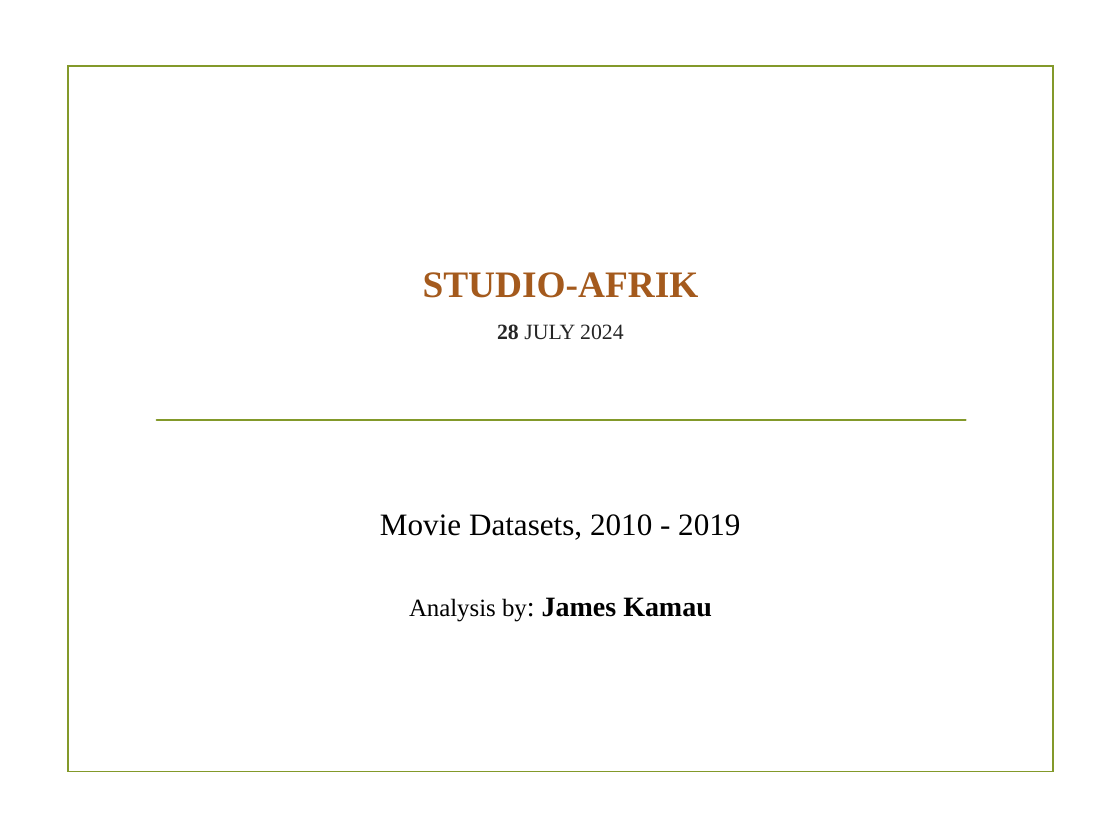
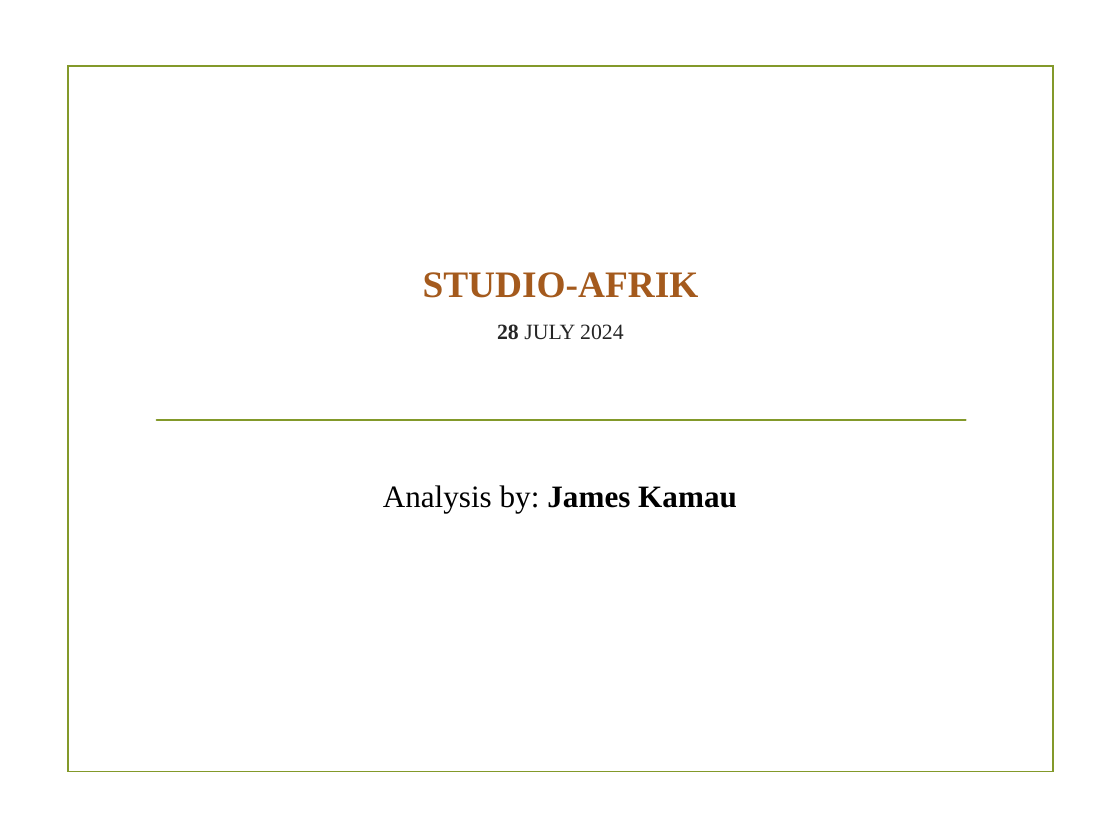
Before and after one commit to kamahTek/Studio_Afrik, a slide deck: slide 1 of studio_afrik_slides.pptx. Drawn at 1120x840 pixels with LibreOffice and Linux fonts; fonts in the diff are those of the drawing; background and template pictures are left out. Boxes give left, top, right and bottom in pixels: in the first picture for what was removed or moved away, otherwise in the second. Text is boxed around its words. In the diff, an @@ line names an element or a change of style, - is before the commit and + after.

```diff
--- a/studio_afrik_slides.pptx
+++ b/studio_afrik_slides.pptx
@@ text "Analysis by: James Kamau": place and size @@
-text "Analysis by: James Kamau" at (409,597,712,622)
+text "Analysis by: James Kamau" at (383,485,737,512)
@@ text "Analysis by: James Kamau" at (383,485,737,512): size 16 to 20 pt in "Analysis by:"; size 18 to 20 pt in "by: James Kamau"; less space between paragraphs; vertical alignment top to bottom @@
@@ text removed at (380,514,740,540) @@
-Movie Datasets, 2010 - 2019
```
Also in this commit, not shown: 1 other file.
